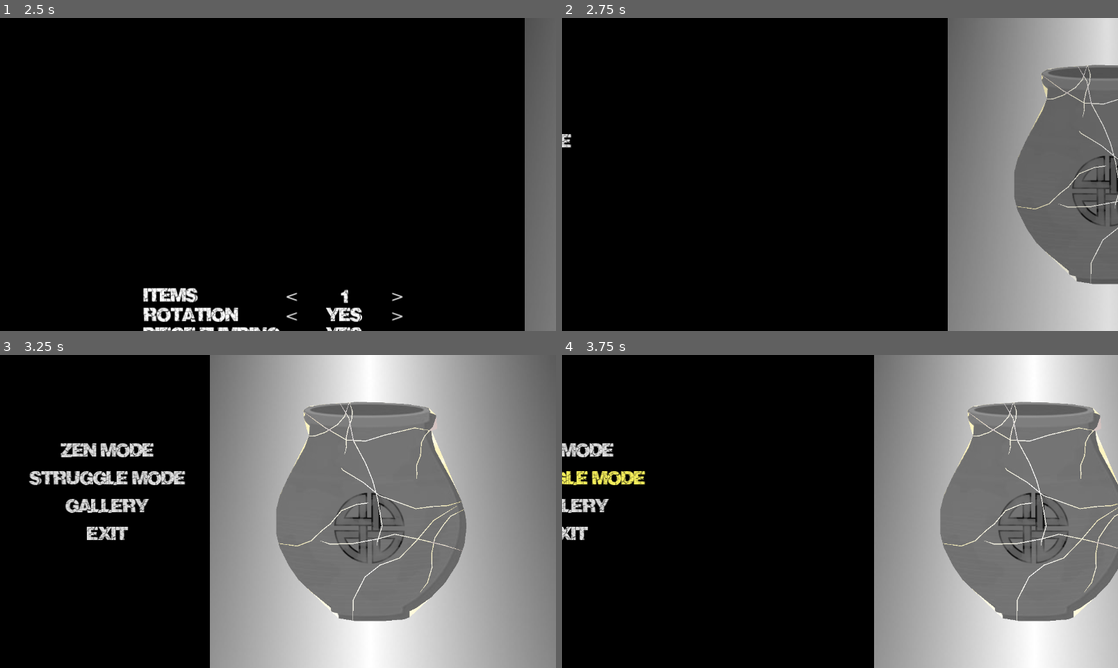
Above: before the commit, frames 1-4 (two rows, left to right).
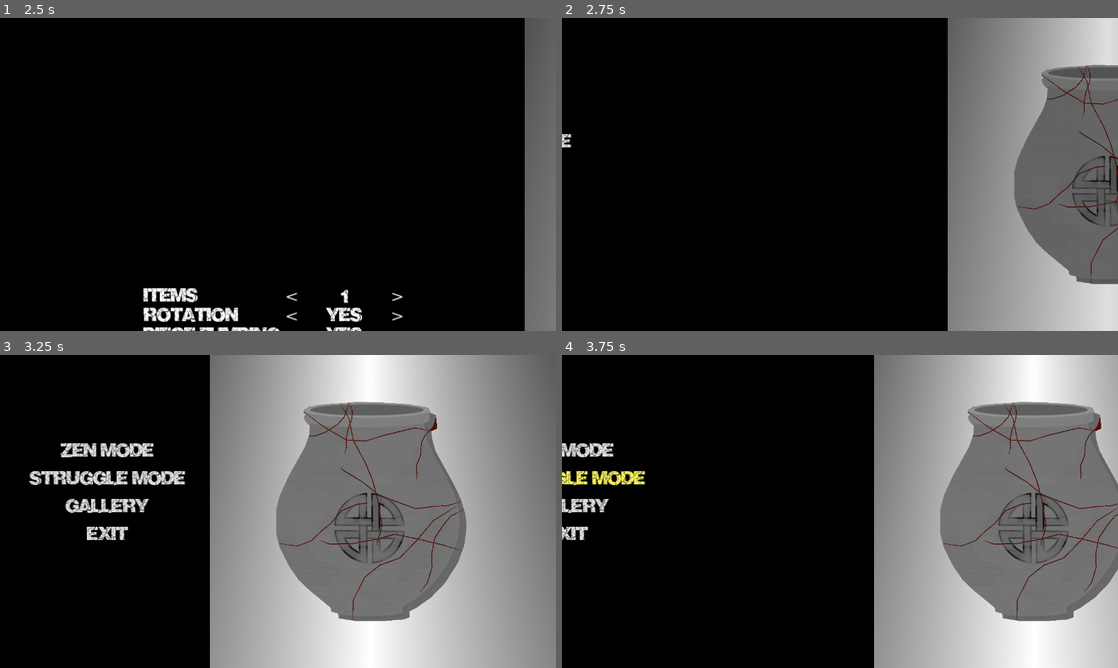
Above: after the commit, the same moments.

Repository: feyrkh/Exploratory
Game: Godot game, scene res://menu/main/TitleScreen.tscn
Same seed, same stepped clock (60 frames per second), same inputs: the game is played once before the commit and once after it.
Inputs (mouse positions are in pixels of both pictures, inside the frame that each line leads up to):
- Up to frame 1 (2.5 s): click "Zen Mode" at 0.5 s; tap Enter at 1.25 s; move the mouse to (400, 158) at 1.27 s; press the mouse at (400, 158) at 1.28 s; hold D (right) 1.28-2 s; release the mouse at (400, 158) at 2 s; click "Start" at 2 s
- Up to frame 2 (2.75 s): no input
- Up to frame 3 (3.25 s): drag from (166, 527) to (250, 574) at 2.77 s
- Up to frame 4 (3.75 s): click "Struggle Mode" at 3.5 s

Frame 1 is identical in both runs. In frame 2, 0.4% of the frame differs, in the area x 81-100%, y 15-85%; in frame 3, 0.9%, in the area x 50-84%, y 15-85%; in frame 4, 0.9%.

Commit message:
Improved shard edge behavior for better final glue results

Diff:
--- a/menu/main/DemoTable.gd
+++ b/menu/main/DemoTable.gd
@@ -42,7 +42,7 @@
 		var slot = find_child("Slot"+str(i))
 		for item in slot.get_children():
 			if is_instance_valid(item) and item is ArcheologyItem:
-				item.build_glue_polygons(item.global_position, 99999999)
+				#item.build_glue_polygons(item.global_position, 99999999)
 				if should_load_slowly:
 					await(get_tree().process_frame)
 
--- a/menu/main/TitleScreen.gd
+++ b/menu/main/TitleScreen.gd
@@ -295,7 +295,7 @@
 	if load_slowly: await(get_tree().process_frame)
 	for i in find_child("ItemPreparation").get_children():
 		if is_instance_valid(i) and i is ArcheologyItem:
-			i.build_glue_polygons(i.global_position, 99999999)
+			#i.build_glue_polygons(i.global_position, 99999999)
 			if load_slowly: await(get_tree().process_frame)
 
 func transfer_prepared_item():
--- a/menu/main/TitleScreen.tscn
+++ b/menu/main/TitleScreen.tscn
@@ -44,6 +44,7 @@
 position = Vector2(504, 2000)
 
 [node name="ColorRect" type="ColorRect" parent="DisplayView"]
+z_index = -999
 material = SubResource("CanvasItemMaterial_kd5ff")
 offset_left = -498.0
 offset_top = -1025.0
--- a/pottery/ArcheologyItem.gd
+++ b/pottery/ArcheologyItem.gd
@@ -676,6 +676,9 @@
 			#print("Zero width path found")
 			var new_pt = path_part[0] - (path_part[0] - path_part[1])/2
 			path_part.insert(1, new_pt)
+		# retreat by 5px in both directions
+		path_part[0] = path_part[0] + (path_part[1] - path_part[0]).normalized() * 5
+		path_part[-1] = path_part[-1] + (path_part[-2] - path_part[-1]).normalized() * 5
 		line.points = path_part
 		edge.add_child(line)
 		shard_edges.add_child(edge)
--- a/pottery/CleaningTable.gd
+++ b/pottery/CleaningTable.gd
@@ -206,7 +206,7 @@
 		Global.reset_click_mode()
 
 func do_glue_at_cursor():
-		glue_cooldown = 0.1
+		glue_cooldown = 0.05
 		var pieces = cursor_area.get_overlaps()
 		if pieces.size() > 1:
 			var main_piece = pieces[0]
--- a/pottery/GlueContainer.gd
+++ b/pottery/GlueContainer.gd
@@ -1,4 +1,6 @@
 extends Node2D
+
+signal glue_changed
 
 var child1_idx:int = -1
 var child2_idx:int = -1
@@ -20,6 +22,7 @@
 			child1_idx = 0
 			child2_idx = 1
 		else:
+			glue_changed.emit()
 			stop_processing()
 			return
 	var child1:ItemGlueEdge = get_child(child1_idx)
